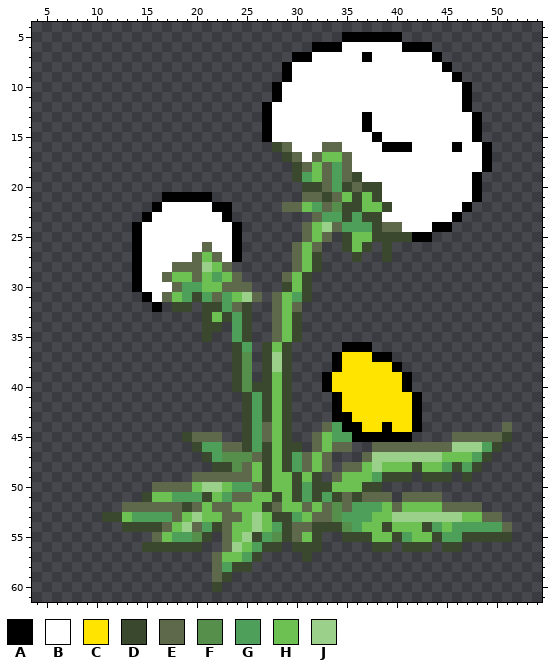
A pixel-art sprite gets an edit: plugins/plants/textures/dandelion.png. The picture above is the old version.
The file is 64x64 pixels. Shown: x 4..54, y 4..61.
Palette (. is transparent): A #000000  B #ffffff  C #ffe400  D #3a492d  E #5e684a  F #568e4b  G #4d9f5a  H #6cc152  J #9ad08a
New version:
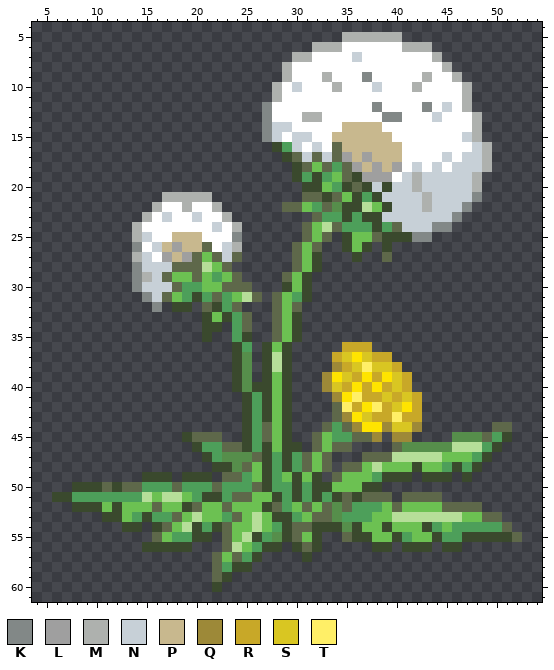
Colours new in this view: K #828887  L #9f9f9f  M #aeb1ae  N #c7d0d7  P #c8b88e  Q #9d8938  R #c8a828  S #d9c622  T #ffef67
What changed:
colour J: #9ad08a -> #b6de99
y 5: x 35..40 AAAAAA -> MMMMMM
y 6: x 32..34 AAA -> MMM; x 41..43 AAA -> MMM
y 7: x 30..31 AA -> MM; x 36..37 BA -> NB; x 44 A -> M
y 8: x 29 A -> M; x 45 A -> M
y 9: x 29 A -> M; x 33 B -> M; x 37 B -> K; x 43 B -> M; x 46 A -> M
y 10: x 28 A -> M; x 30 B -> N; x 34 B -> M; x 38 B -> N; x 42 B -> M; x 47 A -> M
y 11: x 28 A -> M; x 47 A -> M
y 12: x 27 A -> K; x 38 B -> K; x 43 B -> K; x 45 B -> N; x 47 A -> M
y 13: x 27 A -> K; x 31..32 BB -> MM; x 37 A -> B; x 39..40 BB -> KK; x 44 B -> N; x 48 A -> M
y 14: x 27..29 ABB -> KNN; x 35..38 BBAB -> PPPP; x 48 A -> M
y 15: x 27..28 AB -> KN; x 30..31 BB -> NN; x 34..39 BBBBAB -> PPPPPP; x 47..48 BA -> NM
y 16: x 29..30 EB -> GN; x 32..33 BE -> NB; x 35..41 BBBBAAA -> PPPPPPB; x 46 A -> B; x 48..49 BA -> NM
y 17: x 31 B -> N; x 33..40 HHEBBBBB -> NELPLPPP; x 45 B -> N; x 47..49 BBA -> NNM
y 18: x 36..40 BBBBB -> LPLPL; x 42 B -> N; x 44 B -> N; x 46..49 BBBA -> NNNM
y 19: x 32..34 HEG -> DGH; x 37..39 BBB -> LLL; x 41..48 BBBBBBBA -> NMNNNNNM
y 20: x 33 E -> H; x 38..48 DBBBBBBBBBA -> NDNNMNNNNNM
y 21: x 17..21 AAAAA -> MMMMM; x 37 H -> G; x 39..48 BBBBBBBBBA -> NNNNMNNNNK
y 22: x 16 A -> M; x 19 B -> M; x 22..23 AA -> M.; x 37 H -> J; x 40..47 BBBBBBBA -> NNNMNNNK
y 23: x 15 A -> M; x 17 B -> N; x 20 B -> N; x 23 A -> M; x 39..46 BBBBBBBA -> NNNNNNNK
y 24: x 14 A -> M; x 22 B -> N; x 24 A -> M; x 39 E -> G; x 41..45 BBBAA -> NNNKK
y 25: x 14..15 AB -> MN; x 18..20 BBB -> PPP; x 24 A -> K; x 38 D -> E; x 42..43 AA -> KK
y 26: x 14 A -> K; x 16..20 BBBBB -> NPLPP; x 23..24 BA -> NM
y 27: x 14..15 AB -> MN; x 17..19 BBB -> LPL; x 23..24 BA -> NE; x 39 D -> E
y 28: x 14..17 ABBB -> KNNN
y 29: x 14..16 ABB -> KMN
y 30: x 14..17 ABBB -> KNNN
y 31: x 15..16 AB -> KN
y 32: x 16 A -> K; x 21 D -> E; x 25 D -> .
y 33..34: x 25 D -> E
y 36: x 35..37 AAA -> RRR
y 37: x 34..35 AC -> RS; x 37..39 CAA -> SRR
y 38: x 34..40 ACCCCCA -> QRSTSSR
y 39: x 33 A -> Q; x 35..36 CC -> SR; x 38 C -> R; x 40..41 CA -> SR
y 40: x 33..35 ACC -> QSR; x 37 C -> R; x 39..41 CCA -> RSR
y 41: x 34 A -> Q; x 36..42 CCCCCCA -> TRRSRSR
y 42: x 34..36 ACC -> ETR; x 38..40 CCC -> TRS; x 42 A -> R
y 43: x 34..35 AA -> EQ; x 37..42 CCCCCA -> SRRTRR
y 44: x 35..36 AA -> EQ; x 39..42 ACCA -> QSSQ; x 50 . -> E
y 45: x 36..41 AAAAAA -> EEQ.QQ; x 46..48 EEE -> FFF; x 50 E -> G
y 46: x 38..39 EE -> ..; x 41..45 EEEEE -> FFFFF
y 47: x 28 H -> G; x 38..39 JJ -> EE
y 48: x 28 H -> G
y 49: x 15..17 ... -> DDD; x 19..22 .EEE -> DDD.; x 25 E -> G; x 28 H -> G
y 50: x 8..17 ........EE -> DDDEDEEGGG; x 19..23 EHJJH -> GGGEG; x 28..29 HH -> GG
y 51: x 6..15 .........D -> DDGGGGGGGJ; x 17..19 HGG -> JJH; x 22 H -> D; x 29 H -> G
y 52: x 8..15 .....EEE -> DDDHDHHH; x 17..18 EE -> HH; x 22 E -> H; x 29 H -> G
y 53: x 15 G -> D; x 23 E -> G
y 54: x 15 D -> .; x 20 E -> D; x 36 G -> D
y 55: x 20 F -> D; x 35 D -> E; x 52 . -> E
y 56: x 20 D -> .; x 31 D -> E
y 57: x 24 H -> E
Where, in picture pixels (left, top, right, bottom), the same in both pictures:
changed: (52, 32, 502, 562)
added: (512, 532, 522, 542)
